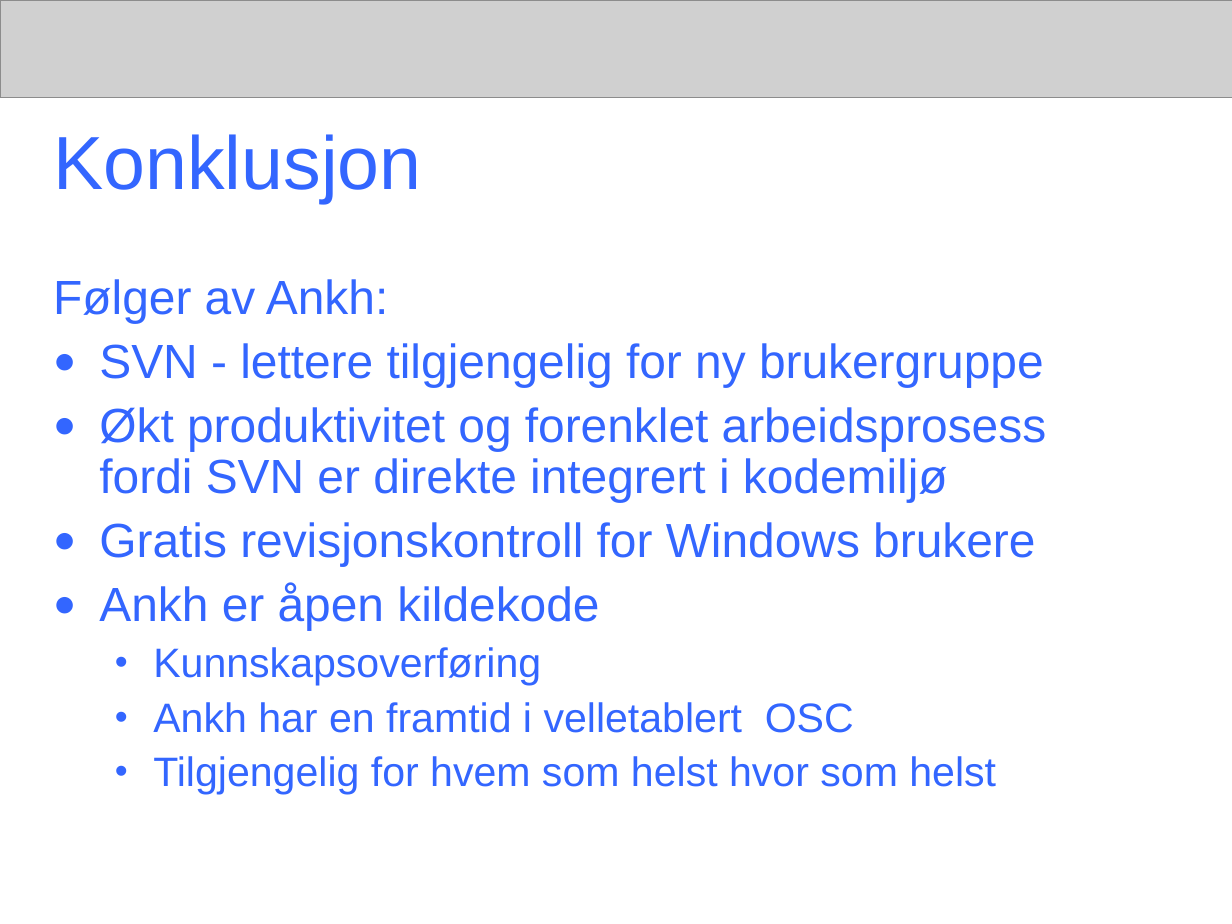
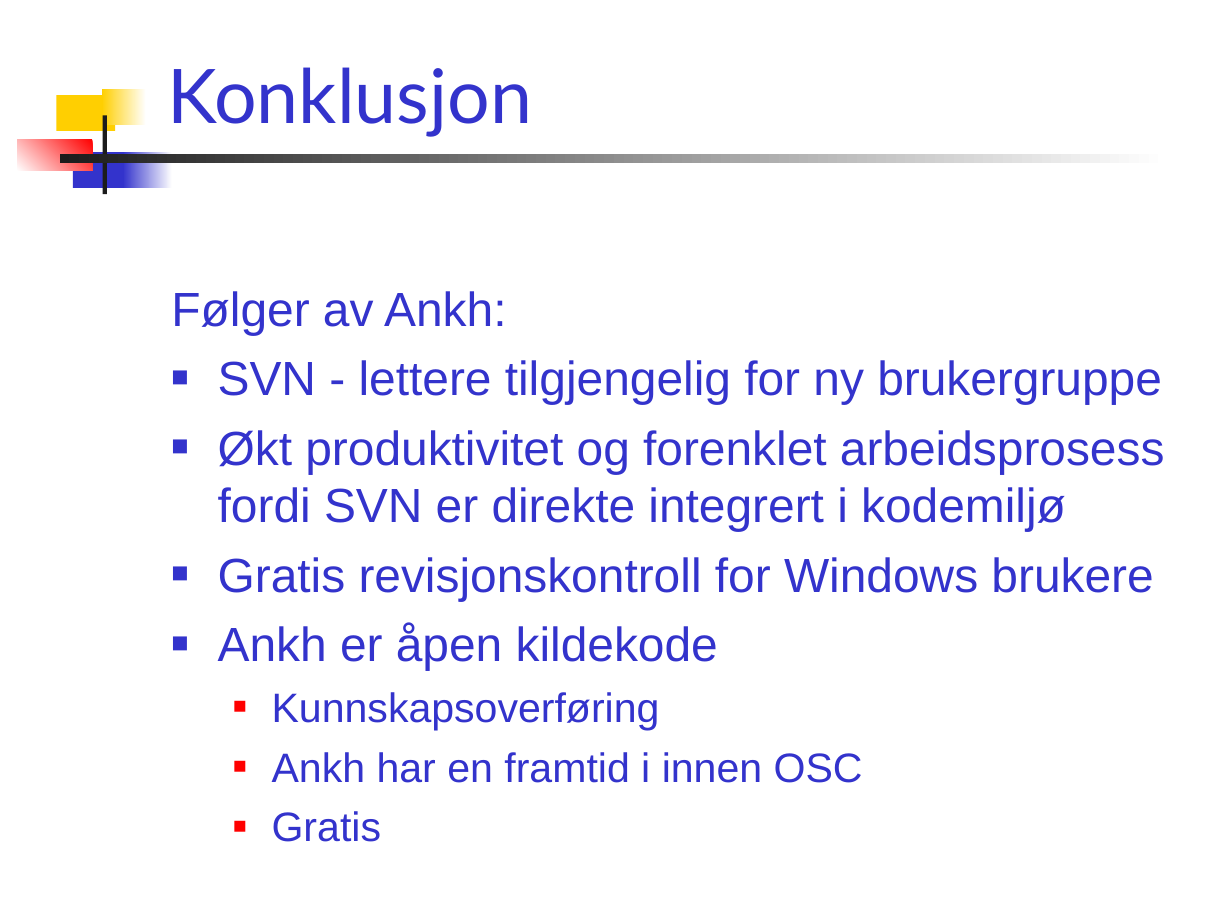
Before and after one commit to PhilJollans/AnkhSVN2019, a slide deck: slide 22 of doc/powerpoint/Subversion_addin_for_VS.NET.ppt. Drawn at 1232x924 pixels with LibreOffice and Linux fonts; fonts in the diff are those of the drawing; grey boxes stand for pictures. Boxes give left, top, right and bottom in pixels: in the first picture for what was removed or moved away, otherwise in the second. Text is boxed around its words. In the diff, an @@ line names an element or a change of style, - is before the commit and + after.

Commit message:
* Changed the layout back to a template.   Change the template if you want to make changes such as font, colour, bg image. * Added image of the work schedule. * Removed the banner. * Changed some text, and fixed typos.

```diff
--- a/doc/powerpoint/Subversion_addin_for_VS.NET.ppt
+++ b/doc/powerpoint/Subversion_addin_for_VS.NET.ppt
@@ picture removed at (0, 0, 1232, 97) @@
@@ title "Konklusjon": place and size @@
-title "Konklusjon" at (53, 134, 421, 203)
+title "Konklusjon" at (167, 67, 532, 136)
@@ title "Konklusjon" at (167, 67, 532, 136): font Arial to Lato, text colour #3366FF to #3333CC; vertical alignment middle to bottom @@
@@ rectangle added at (102, 89, 147, 124), fill gradient #FFFFFF to #FFCF01 @@
@@ rectangle added at (57, 95, 116, 131), fill #FFCF01 @@
@@ rectangle added at (102, 116, 106, 195), fill #1C1C1C @@
@@ rectangle added at (17, 139, 92, 171), fill gradient #FF0000 to #FFFFFF @@
@@ rectangle added at (59, 154, 1168, 164), fill gradient #FFFFFF to #1C1C1C @@
@@ rectangle added at (73, 152, 129, 187), fill #3333CC @@
@@ rectangle added at (123, 152, 172, 187), fill gradient #FFFFFF to #3333CC @@
@@ text "Følger av Ankh:": place and size @@
-text "Følger av Ankh:" at (53, 279, 1047, 795)
+text "Følger av Ankh:" at (171, 291, 1165, 842)
@@ text at (171, 291, 1165, 730): text colour #3366FF to #3333CC in "Følger av Ankh:", "SVN - lettere tilgjengelig for ny brukergruppe", "Økt produktivitet og forenklet arbeidsprosess fordi SVN ...", "Gratis revisjonskontroll for Windows brukere" and 2 more places; line spacing 0.9 to 1; bullet ● to ■; bullet colour #3366FF to #3333CC; bullet • to ■; bullet colour #3366FF to #FF0000 @@
@@ text at (272, 752, 863, 842): text changed; text colour #3366FF to #3333CC @@
-  • Ankh har en framtid i velletablert OSC
-  • Tilgjengelig for hvem som helst hvor som helst
+  ■ Ankh har en framtid i innen OSC
+  ■ Gratis
```
Also in this commit, not shown: 20 other slides changed, 1 slide added, 1 slide removed.
